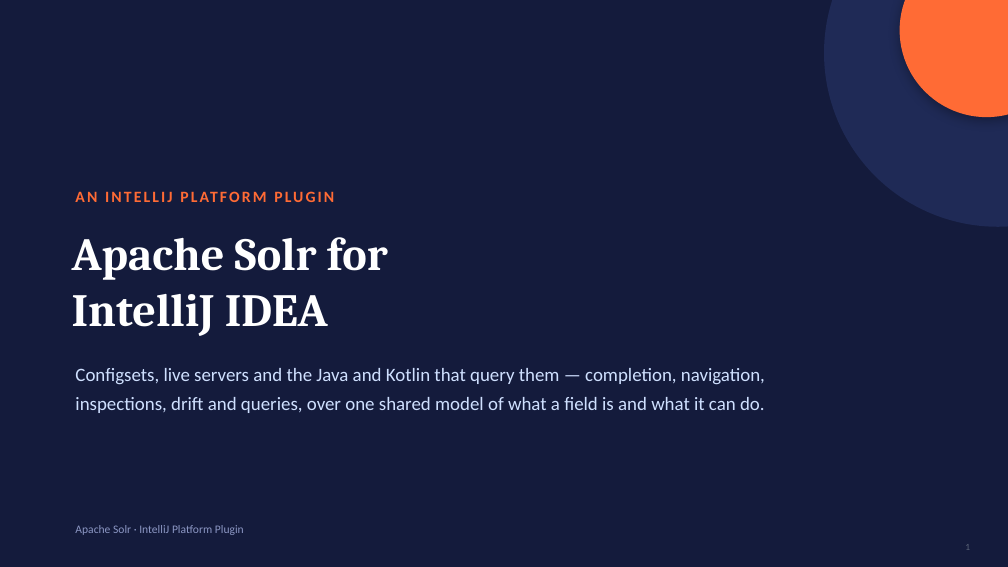
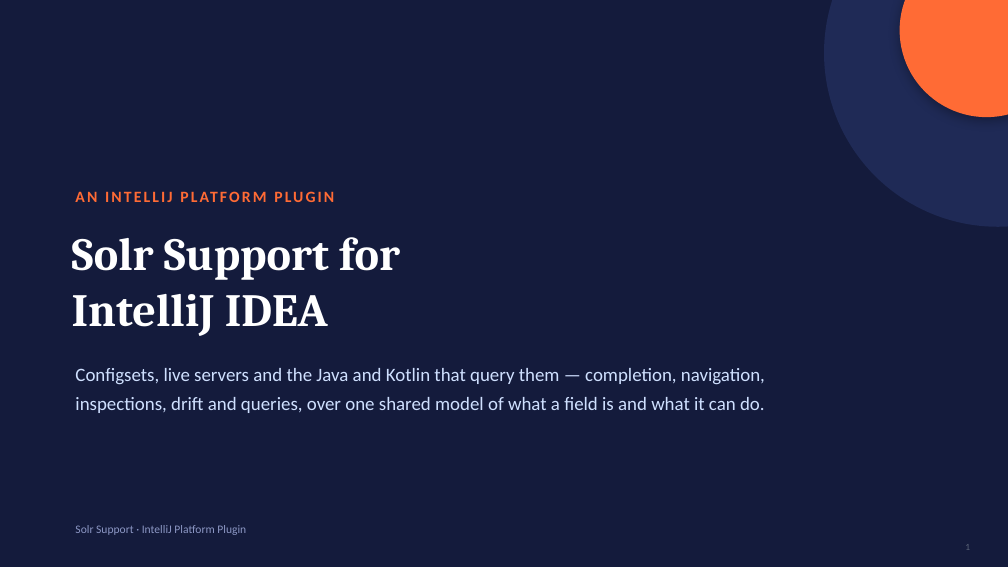
Before and after one commit to adityamparikh/solr-intellij-plugin, a slide deck: slide 1 of docs/presentation/solr-intellij-plugin.pptx. Drawn at 1008x567 pixels with LibreOffice and Linux fonts; fonts in the diff are those of the drawing. Boxes give left, top, right and bottom in pixels: in the first picture for what was removed or moved away, otherwise in the second. Text is boxed around its words. In the diff, an @@ line names an element or a change of style, - is before the commit and + after.

```diff
--- a/docs/presentation/solr-intellij-plugin.pptx
+++ b/docs/presentation/solr-intellij-plugin.pptx
@@ text at (72, 237, 400, 280): text changed @@
-Apache Solr for
+Solr Support for
@@ text at (75, 525, 246, 535): text changed @@
-Apache Solr · IntelliJ Platform Plugin
+Solr Support · IntelliJ Platform Plugin
```
Also in this commit, not shown: 8 other files.
